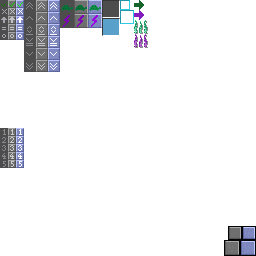
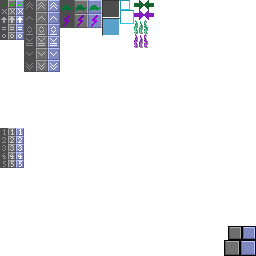
Before/after of a 256px x 256px layered artwork. What changed in the layer stack:
painted on "Background" over left=144, top=0, right=154, bottom=20
